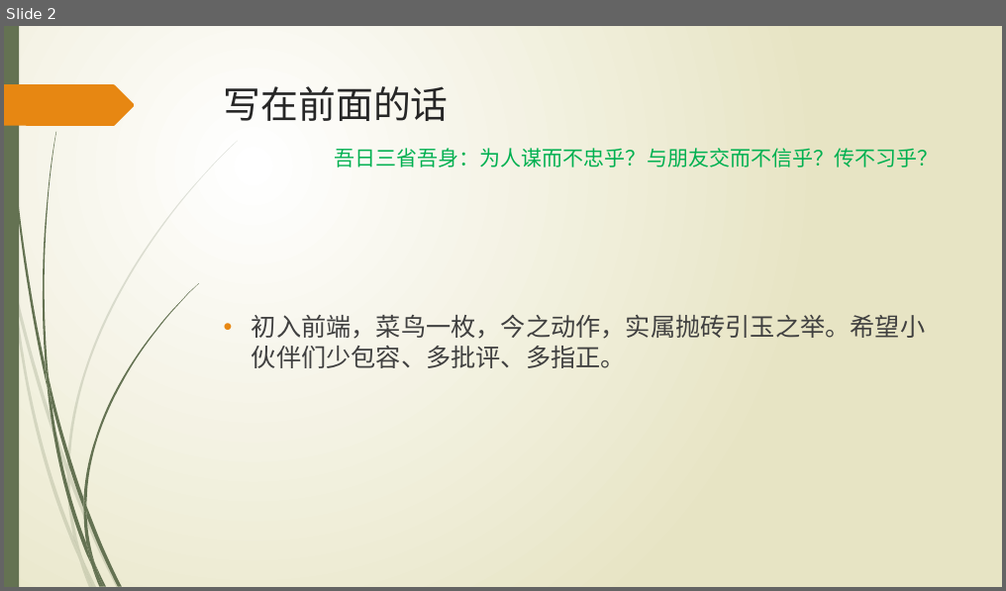
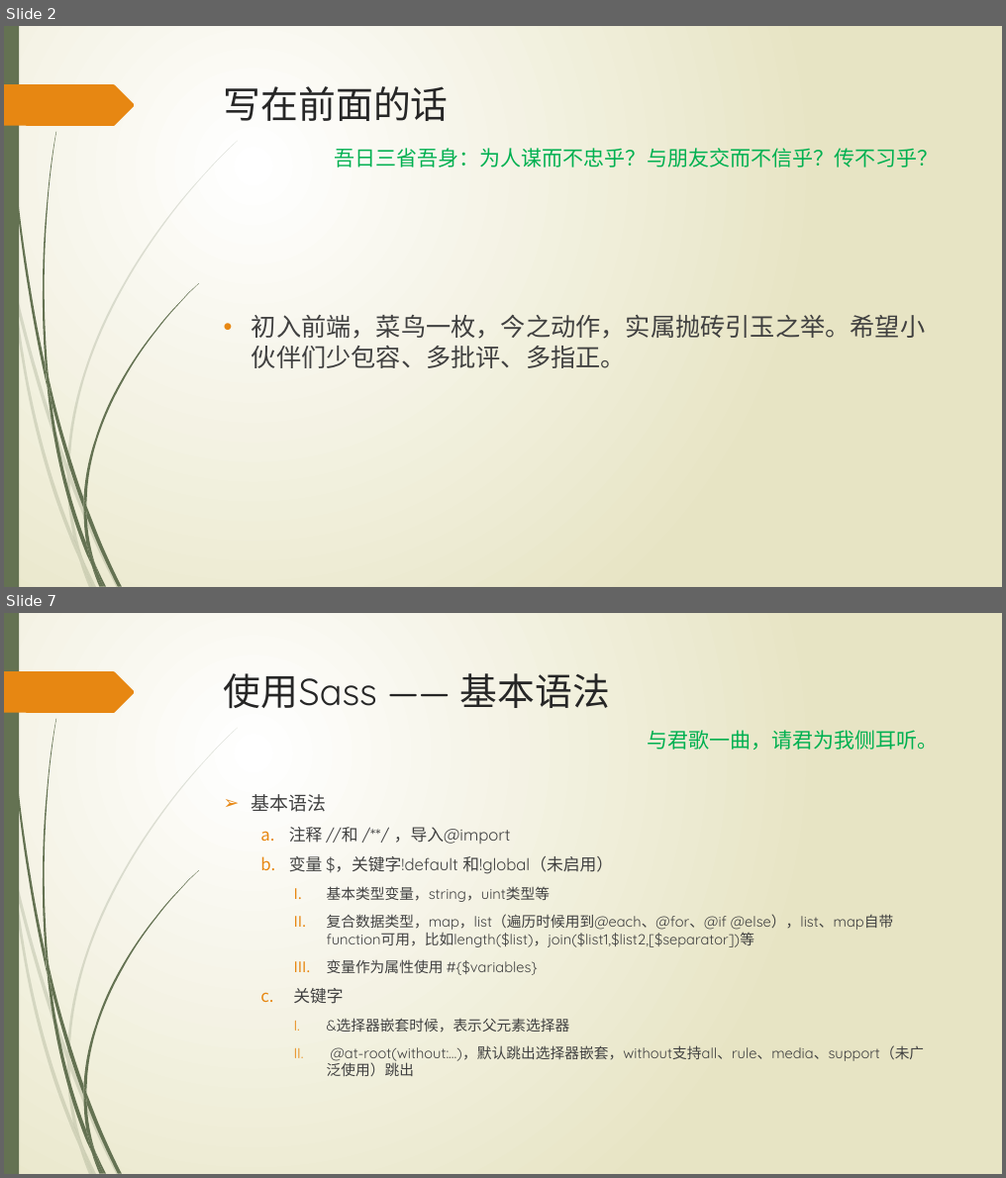
Before and after one commit to wangweihui/sassdemo, a slide deck: SASS愈行愈远.pptx. Shown one above the other, each under a label of ours: slide 2 before the commit, slides 2 and 7 after it; the slides between them are not shown. The pictures are 1006x591 and 1006x1178 pixels, drawn with LibreOffice and Linux fonts; fonts in the diff are those of the drawing. Boxes give left, top, right and bottom in pixels: in the first picture for what was removed or moved away, otherwise in the second. Text is boxed around its words. In the diff, an @@ line names an element or a change of style, - is before the commit and + after.

```diff
--- a/SASS愈行愈远.pptx
+++ b/SASS愈行愈远.pptx
@@ slide 7 added at bbox=[4, 613, 1002, 1174], background gradient #FFFFFF to #E8E6C4; not listed: 24 template elements that a slide beside it also shows @@
@@ title added at bbox=[224, 673, 610, 708], 36 pt, text #262626 @@
+使用Sass —— 基本语法
@@ text added at bbox=[647, 730, 939, 750], 20 pt, text #00B050 @@
+与君歌一曲，请君为我侧耳听。
@@ text added at bbox=[252, 794, 925, 1076], 14 pt, text #404040 @@
+➢ 基本语法
+  a. 注释 //和 /**/ ，导入@import
+  b. 变量 $，关键字!default 和!global（未启用）
+    I. 基本类型变量，string，uint类型等
+    II. 复合数据类型，map，list（遍历时候用到@each、@for、@if @else），list、map自带function可用，比如length($list)，join($list1,$list2,[$separator])等
+    III. 变量作为属性使用 #{$variables}
+  c. 关键字
+    I. &选择器嵌套时候，表示父元素选择器
+    II. @at-root(without:…)，默认跳出选择器嵌套，without支持all、rule、media、support（未广泛使用）跳出
```
Also in this commit, not shown: 6 slides changed.
